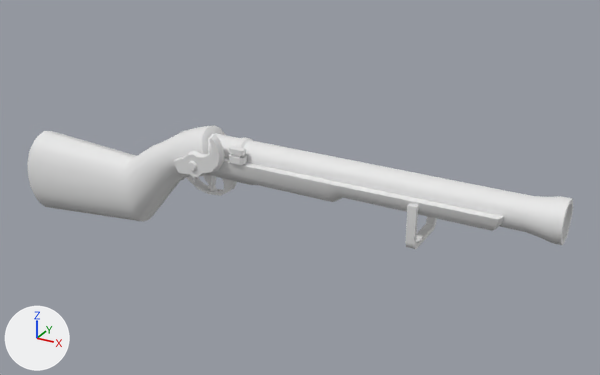
The glTF model src/assets/glb/kits/pirate/weapons/Rifle.glb: old version first, new version second.
The view is the same before and after, from a camera (50 mm lens) standing at (254.0, -308.0, 166.0) and looking at (78.0, 12.0, 6.0). The axes (+X, +Y, +Z) are drawn at lower left. The lights are the same throughout. The first picture is the older version. Where no turn or scale is listed for an object, it has been applied to the vertices.

Before the edit, the objects in view are built like this:
```python
mat_atlas = principled_material('Atlas')
mat_atlas.base_color = (0.8, 0.8, 0.8)  # white #e7e7e7
mat_atlas.roughness = 0.553
me_cube_371 = bpy.data.meshes.new('Cube.371')
me_cube_371.from_pydata(...)  # 784 vertices, 1534 faces; spans x -86.0..204.0, y -15.0..13.0, z -34.0..35.0
me_cube_371.materials.append(mat_atlas)  # white #e7e7e7
ob_weapon_rifle = bpy.data.objects.new('Weapon_Rifle', me_cube_371)
ob_weapon_rifle.location = (0.0, 0.0, 0.0)
```
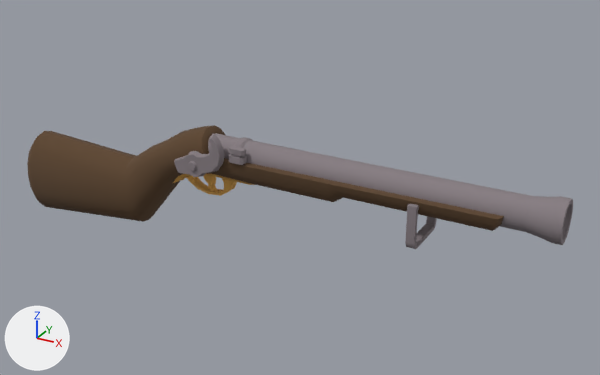
The newer file is also rescaled (x0.01) as a whole; pictures and numbers use the older file's frame.

Changed parts and their boxes (x1, y1, x2, y2) in the pictures (600 x 375 px):
'Weapon_Rifle', surface changed (darker): (27, 125, 573, 249) in both

What changed in the scene script:
```text
Add img_atlas_pirate:
    img_atlas_pirate = load_image('Atlas_Pirate', '_unpacked/Atlas_Pirate', 32, 32, 'sRGB')
Change mat_atlas:
    remove mat_atlas.base_color = (0.8, 0.8, 0.8)  # white #e7e7e7
    add mat_atlas.texture = img_atlas_pirate
    mat_atlas.roughness: 0.553 -> 1.0
```
